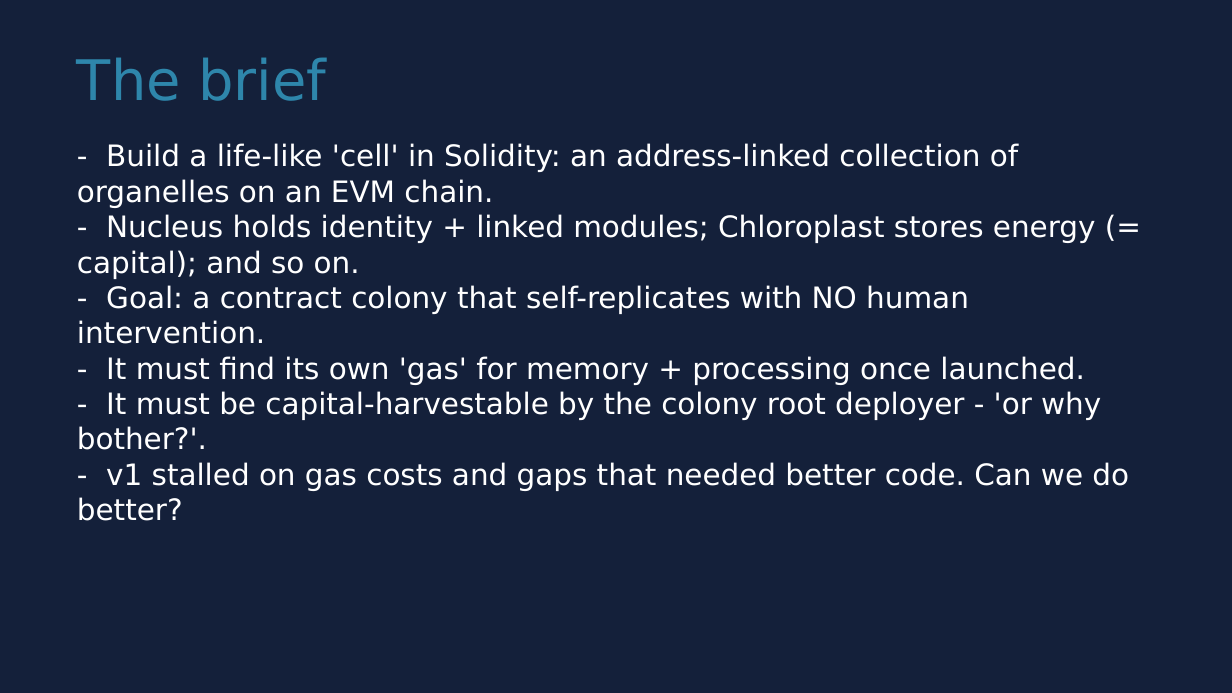
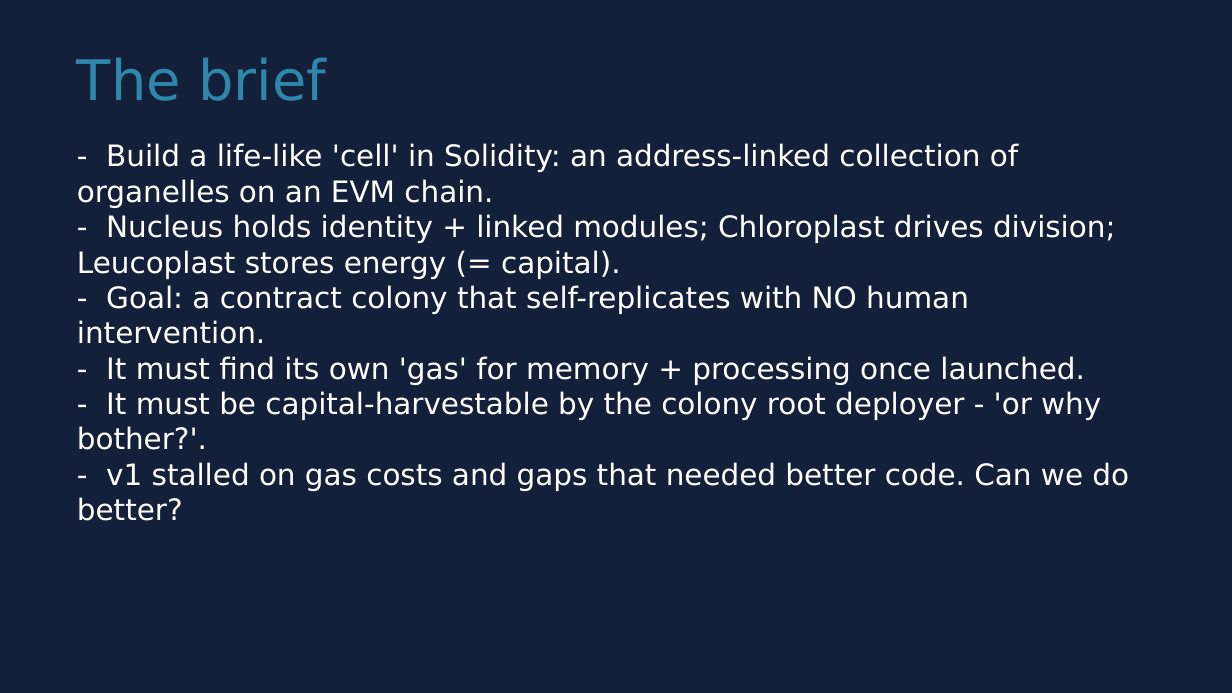
Before and after one commit to orbitmechanic/cellular_autonoma, a slide deck: slide 2 of docs/Celular-Autonoma-v2.pptx. Drawn at 1232x693 pixels with LibreOffice and Linux fonts; fonts in the diff are those of the drawing. Boxes give left, top, right and bottom in pixels: in the first picture for what was removed or moved away, otherwise in the second. Text is boxed around its words. In the diff, an @@ line names an element or a change of style, - is before the commit and + after.

Commit message:
docs: fix organelle role labeling in deck (Leucoplast=energy store, Chloroplast=division)

```diff
--- a/docs/Celular-Autonoma-v2.pptx
+++ b/docs/Celular-Autonoma-v2.pptx
@@ text at (x1=77, y1=214, x2=1115, y2=279): text changed @@
-- Nucleus holds identity + linked modules; Chloroplast stores energy (= capital); and so on.
+- Nucleus holds identity + linked modules; Chloroplast drives division; Leucoplast stores energy (= capital).
```
Also in this commit, not shown: 3 other files.
